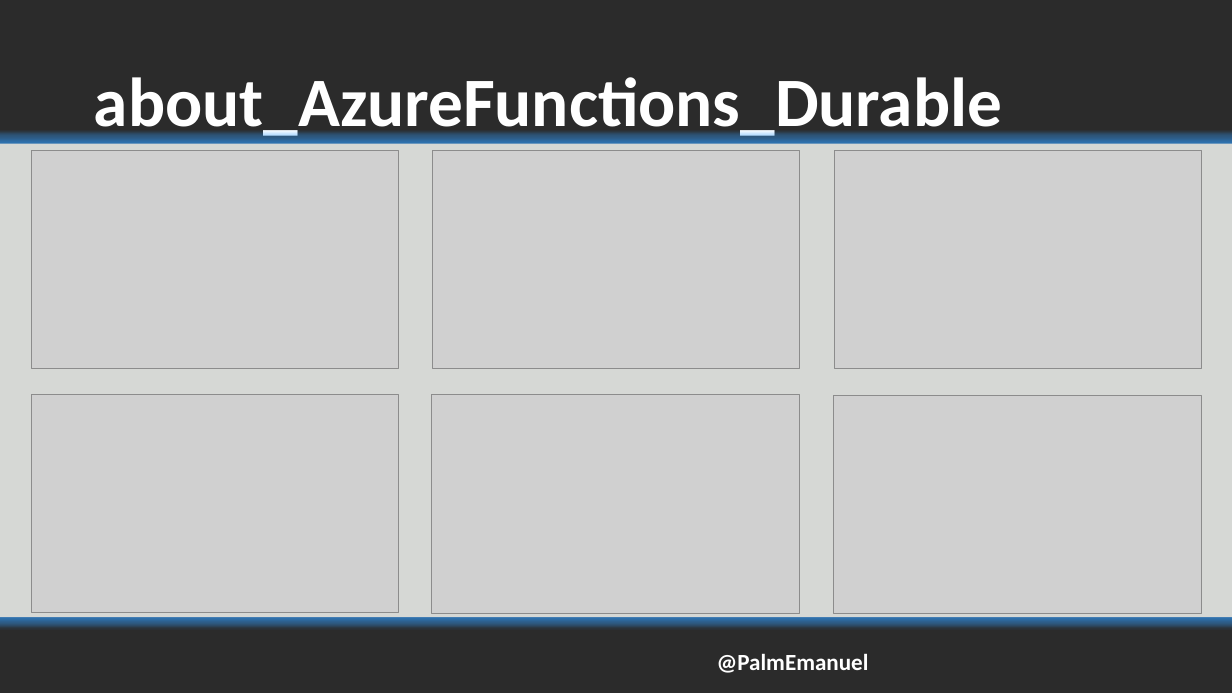
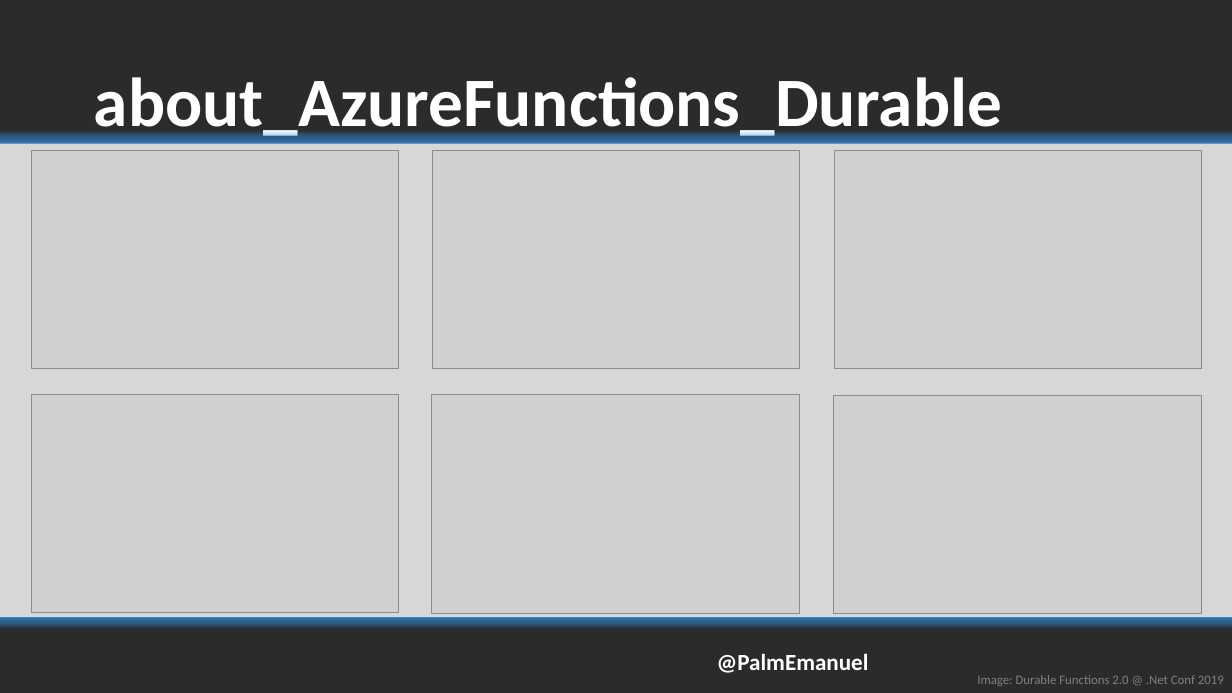
Before and after one commit to PalmEmanuel/PSDayUK2023, a slide deck: slide 7 of PSDayUK2023_DurableFunctions_EmanuelPalm.pptx. Drawn at 1232x693 pixels with LibreOffice and Linux fonts; fonts in the diff are those of the drawing; grey boxes stand for pictures; background and template pictures are left out; a plain dark background stands for a picture behind light text. Boxes give left, top, right and bottom in pixels: in the first picture for what was removed or moved away, otherwise in the second. Text is boxed around its words. In the diff, an @@ line names an element or a change of style, - is before the commit and + after.

Commit message:
image credit in pptx, readme with links

```diff
--- a/PSDayUK2023_DurableFunctions_EmanuelPalm.pptx
+++ b/PSDayUK2023_DurableFunctions_EmanuelPalm.pptx
@@ text added at (977,675,1224,686), 10 pt, text #808080 @@
+Image: Durable Functions 2.0 @ .Net Conf 2019
```
Also in this commit, not shown: 3 other slides changed, 1 other file.
